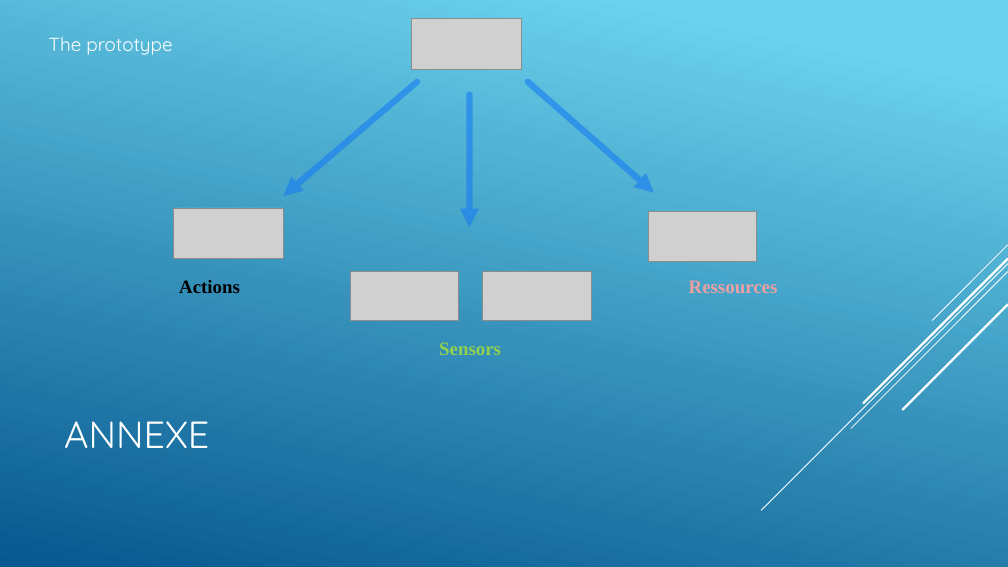
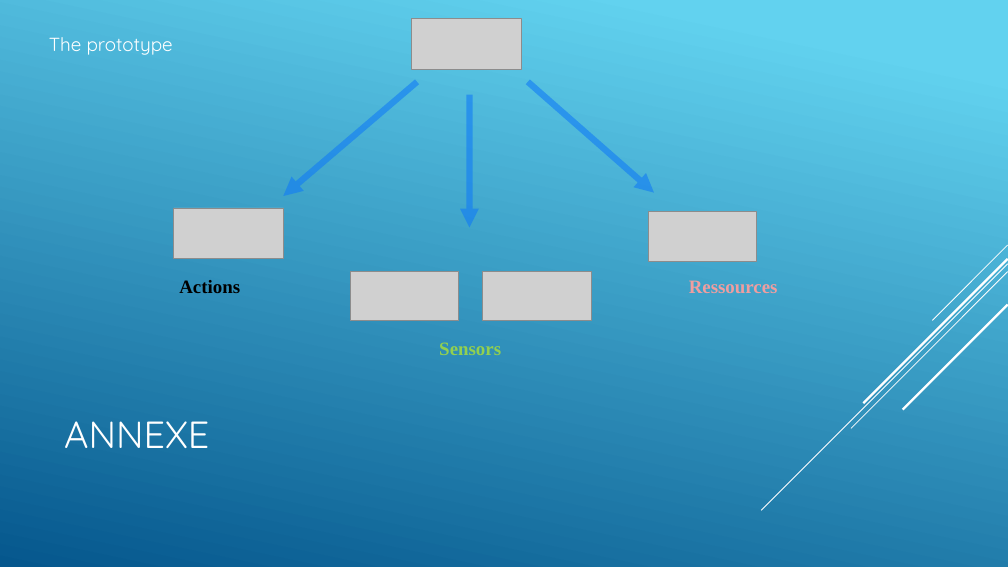
Before and after one commit to jnguyen1192/SIA, a slide deck: slide 22 of SAI_presentation.pptx. Drawn at 1008x567 pixels with LibreOffice and Linux fonts; fonts in the diff are those of the drawing; grey boxes stand for pictures. Boxes give left, top, right and bottom in pixels: in the first picture for what was removed or moved away, otherwise in the second. Text is boxed around its words. In the diff, an @@ line names an element or a change of style, - is before the commit and + after.

```diff
--- a/SAI_presentation.pptx
+++ b/SAI_presentation.pptx
@@ background gradient #6ED2EB to #06588E to gradient #62D2EF to #05578D @@
@@ arrow (417, 82) - (284, 196): stroke #167BF3 6 pt to #117BF6 6 pt @@
@@ arrow (528, 82) - (654, 193): stroke #167BF3 6 pt to #117BF6 6 pt @@
@@ arrow (470, 95) - (470, 228): stroke #167BF3 6 pt to #117BF6 6 pt @@
```
Also in this commit, not shown: 22 other slides changed.
